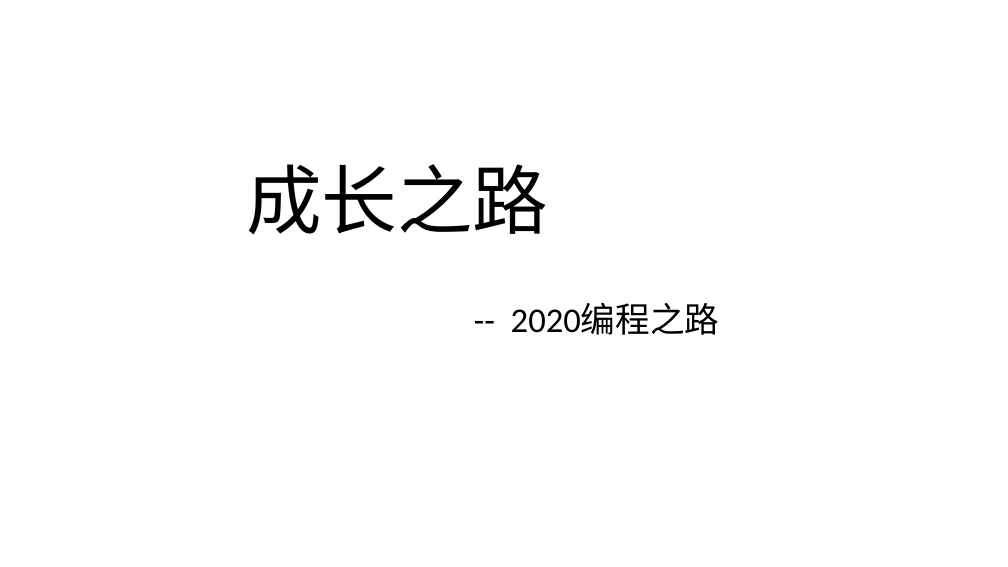
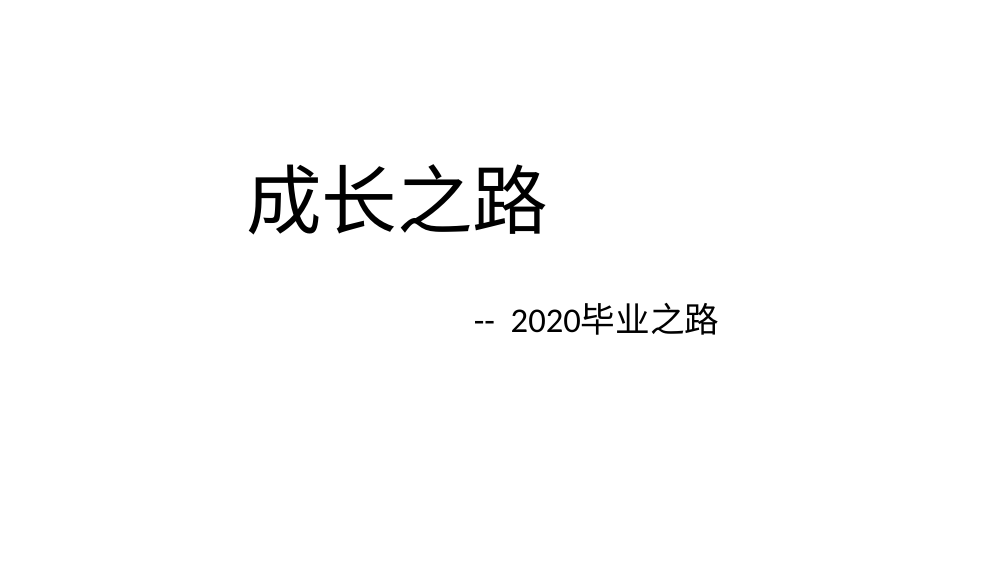
Before and after one commit to Kate-liu/Coder-Working, a slide deck: slide 1 of 9-Self article/标题Deno.pptx. Drawn at 1008x567 pixels with LibreOffice and Linux fonts; fonts in the diff are those of the drawing. Boxes give left, top, right and bottom in pixels: in the first picture for what was removed or moved away, otherwise in the second. Text is boxed around its words. In the diff, an @@ line names an element or a change of style, - is before the commit and + after.

```diff
--- a/9-Self article/标题Deno.pptx
+++ b/9-Self article/标题Deno.pptx
@@ subtitle at bbox=[511, 304, 720, 335]: text changed @@
--- 2020编程之路
+-- 2020毕业之路
```
Also in this commit, not shown: 2 other files.
